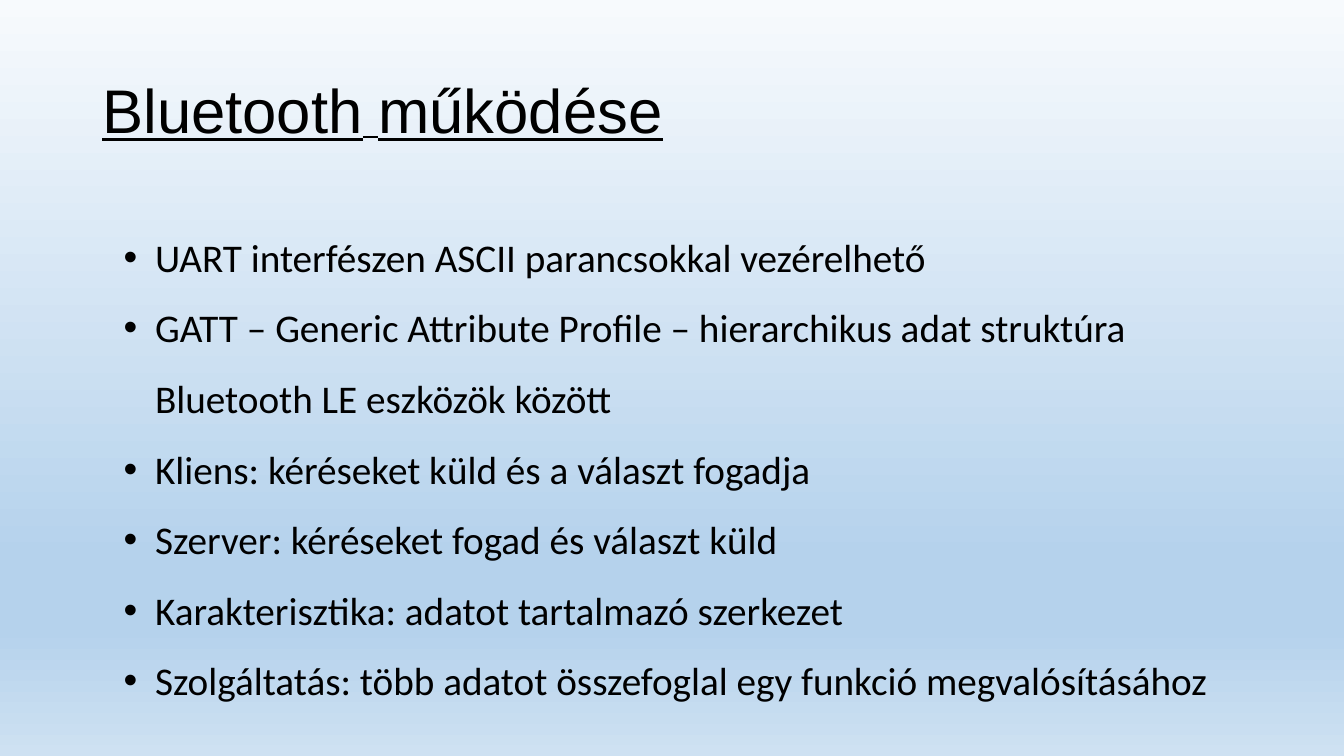
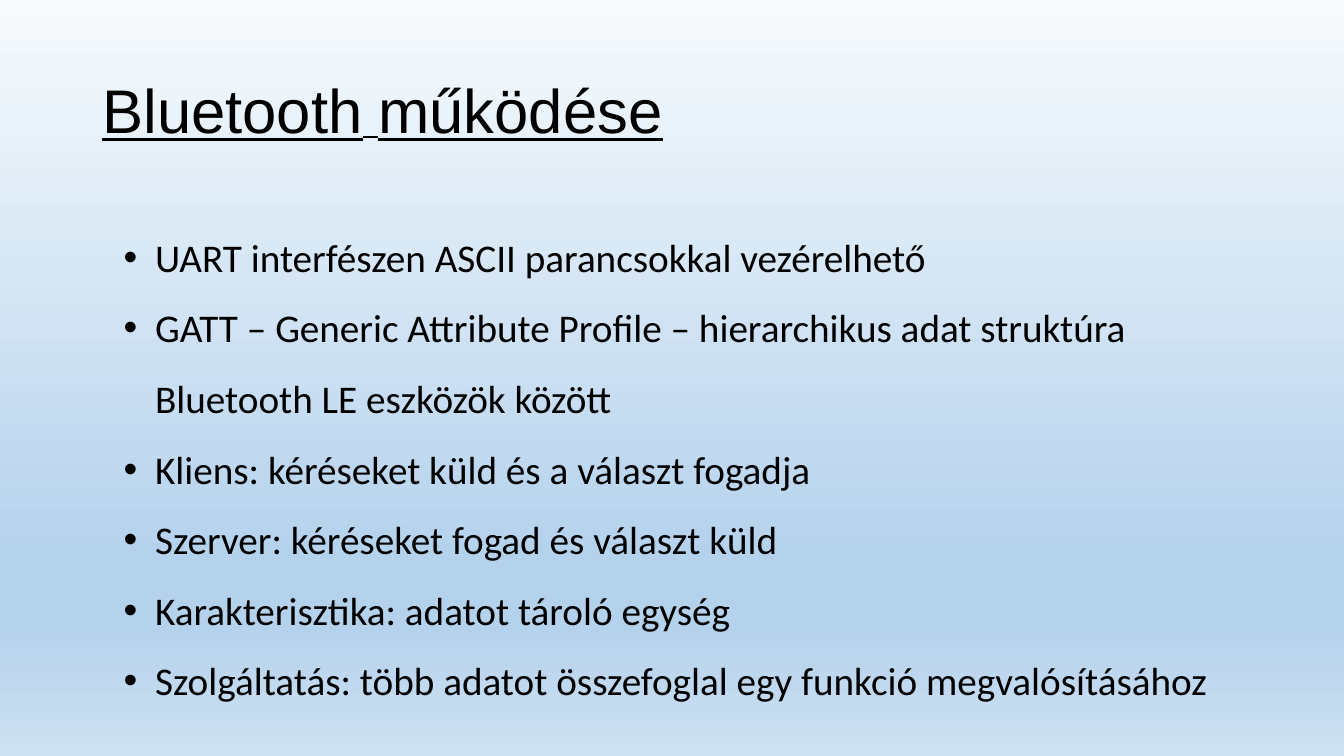
Before and after one commit to foltanyi/modularis_homero, a slide deck: slide 7 of Moduláris digitalis hőmérő fejlesztése.pptx. Drawn at 1344x756 pixels with LibreOffice and Linux fonts; fonts in the diff are those of the drawing. Boxes give left, top, right and bottom in pixels: in the first picture for what was removed or moved away, otherwise in the second. Text is boxed around its words. In the diff, an @@ line names an element or a change of style, - is before the commit and + after.

```diff
--- a/Moduláris digitalis hőmérő fejlesztése.pptx
+++ b/Moduláris digitalis hőmérő fejlesztése.pptx
@@ text at box(155, 597, 730, 632): text changed @@
-• Karakterisztika: adatot tartalmazó szerkezet
+• Karakterisztika: adatot tároló egység
```
Also in this commit, not shown: 3 other slides changed, 1 slide added.
